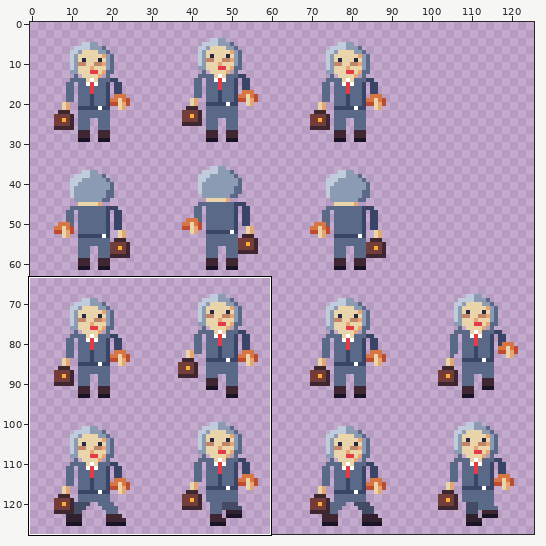
Edited in one commit: pixel-art file (assets/textures/characters/sovittelija_naaras_32.aseprite). Above: a wide view before the commit, with the close-up outlined.
Close-up. Earlier state:
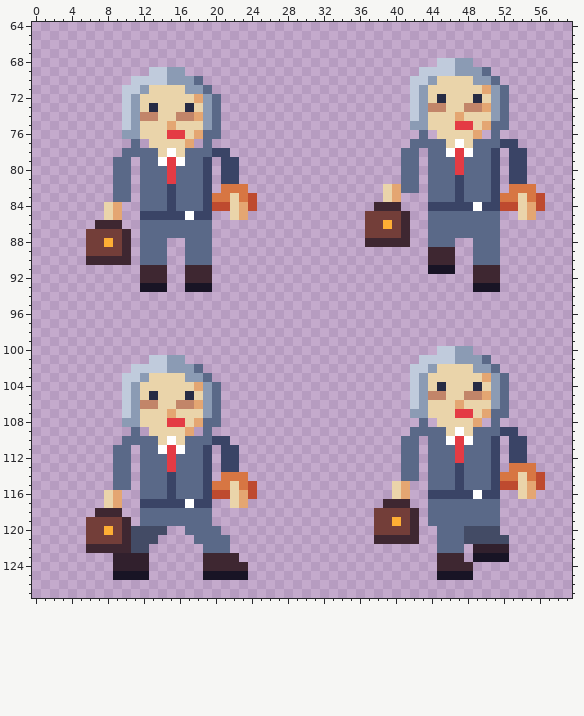
128x128 pixels, 1 frame. Shown: x 0..59, y 64..127. The wide view leaves out empty margins. The commit also changed other parts of the picture, which this record leaves out.
Once edited:
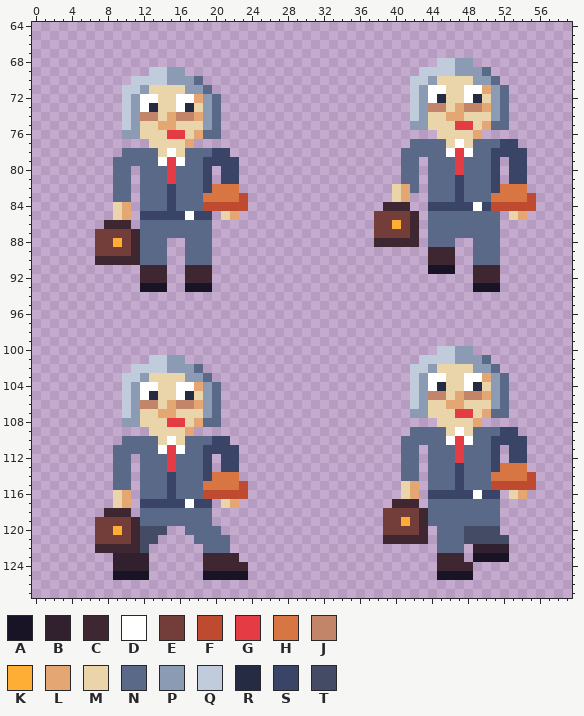
Palette (. is transparent): A #181425  B #31202d  C #3e2731  D #ffffff  E #733e39  F #be4a2f  G #e43b44  H #d77643  J #c28569  K #feae34  L #e4a672  M #ead4aa  N #5a6988  P #8b9bb4  Q #c0cbdc  R #262b44  S #3a4466  T #434b65
Change:
Changed rows in their new state; - is an unchanged pixel.
first column x 6:
 71 --------------------------------------DD--DD-------
 72 ------DD--DD--------------------------D---D--------
 73 ------D---D------------------------------L---------
 74 ---------L------------------------------L----------
 75 --------L------------------------------------------
 76 -------------------------------------.-------.-----
 77 -----.-------.-------------------------------------
 78 -------------------------------------N--------S----
 79 -----N--------S------------------------------------
 82 --------------H--.---------------.ML----------H--.-
 83 -------------H--HF.--------------.ML---------H--HF.
 84 --.ML--------F--FF.-------------.--C---------F--FF.
 85 --.ML----------ML.-------------.---EC----------ML.-
 86 -.--C--------------------------.-EKEC--------------
 87 .---EC-------------------------.---EC--------------
 88 .-EKEC-------------------------.----C--------------
 89 .---EC---------------------------------------------
 90 .----C---------------------------------------------
first column x 6:
103 --------------------------------------DD--DD-------
104 ------DD--DD--------------------------D---D--------
105 ------D---D------------------------------L---------
106 ---------L------------------------------L----------
107 --------L------------------------------------------
108 -------------------------------------.-------.-----
109 -----.-------.-------------------------------------
110 -------------------------------------N--------S----
111 -----N--------S------------------------------------
113 ----------------------------------------------H--.-
114 --------------H--.---------------------------H--HF.
115 -------------H--HF.---------------.ML--------F--FF.
116 --.ML--------F--FF.---------------.ML----------ML.-
117 --.ML----------ML.---------------.--C--------------
118 -.--C---------------------------.---EC-------------
119 .---EC--------------------------.-EKEC-------------
120 .-EKEC--------------------------.---EC-------------
121 .---EC--------------------------.----C-------------
122 .----C---------------------------------------------
Changed places in both close-ups, as pixel boxes (x1, y1, x2, y2):
changed: (419, 85, 482, 157)
changed: (86, 94, 257, 265)
changed: (491, 130, 509, 157)
changed: (365, 184, 419, 247)
changed: (491, 184, 545, 220)
changed: (374, 373, 545, 544)
changed: (86, 382, 257, 553)
